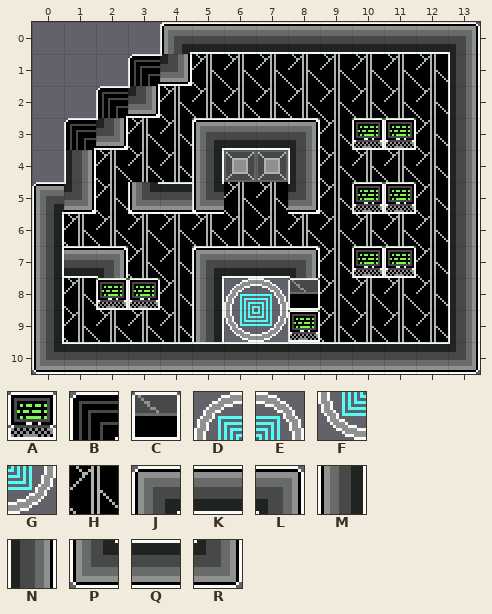
One commit to this Tiled map: maps/lvl2.tmx. Above: the version before the commit.
Cells are 16x16 px. Shown: x 0..13, y 0..10.
Key: from "PhageCity": A 0, B 4, C 7, D 16, E 17, F 18, G 19, H 27, J 29, K 30, L 31, M 37, N 39, P 45, Q 46, R 47.
_ is an empty cell.
Layers that did not change in this view are not listed.
Layer "Ground" before, first column x 0:
 0 ____JKKKKKKKKL
 1 ___BRHHHHHHHHN
 2 __BRHHHHHHHHHN
 3 _BRHHJKKLHAAHN
 4 _NHHHM__NHHHHN
 5 JRHPQPHHRHAAHN
 6 MHHHHHHHHHHHHN
 7 MKLHHJKKLHAAHN
 8 MHAAHMDECHHHHN
 9 MHHHHMFGAHHHHN
10 PQQQQQQQQQQQQR
After the commit:
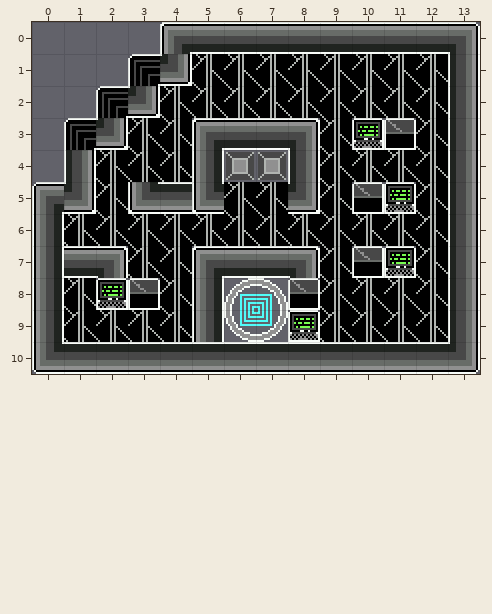
Changes in this commit:
Layer "Ground":
y 3: x 11 A -> _
y 5: x 10 A -> _
y 7: x 10 A -> _
y 8: x 3 A -> _
Where, in picture pixels (left, top, right, bottom), the same in both pictures:
removed: (386, 120, 414, 148)
removed: (354, 184, 382, 212)
removed: (354, 248, 382, 276)
removed: (130, 280, 158, 308)
